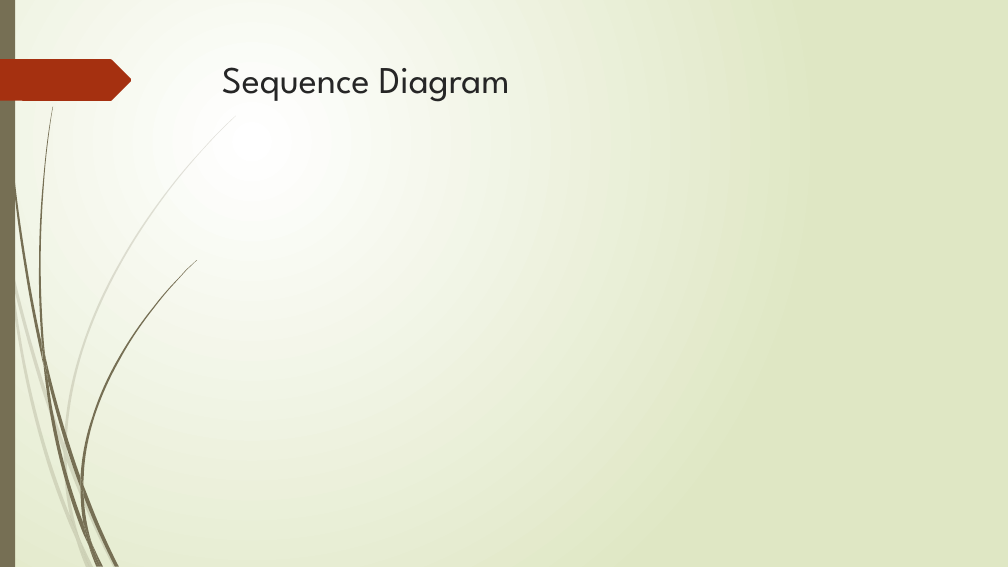
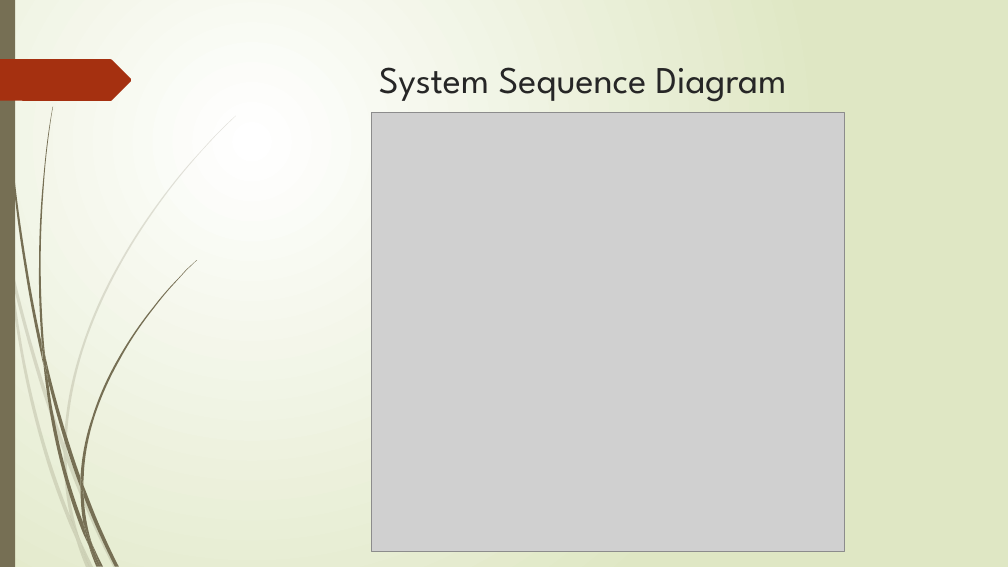
Before and after one commit to KritiJar/fa18-202-pheonix, a slide deck: slide 6 of Presentation/The Walking Dead.pptx. Drawn at 1008x567 pixels with LibreOffice and Linux fonts; fonts in the diff are those of the drawing; grey boxes stand for pictures. Boxes give left, top, right and bottom in pixels: in the first picture for what was removed or moved away, otherwise in the second. Text is boxed around its words. In the diff, an @@ line names an element or a change of style, - is before the commit and + after.

```diff
--- a/Presentation/The Walking Dead.pptx
+++ b/Presentation/The Walking Dead.pptx
@@ title at [379, 67, 787, 102]: text changed @@
-Sequence Diagram
+System Sequence Diagram
@@ picture added at [371, 112, 845, 551] @@
```
Also in this commit, not shown: 2 other slides changed, 6 slides added, 1 slide removed.
